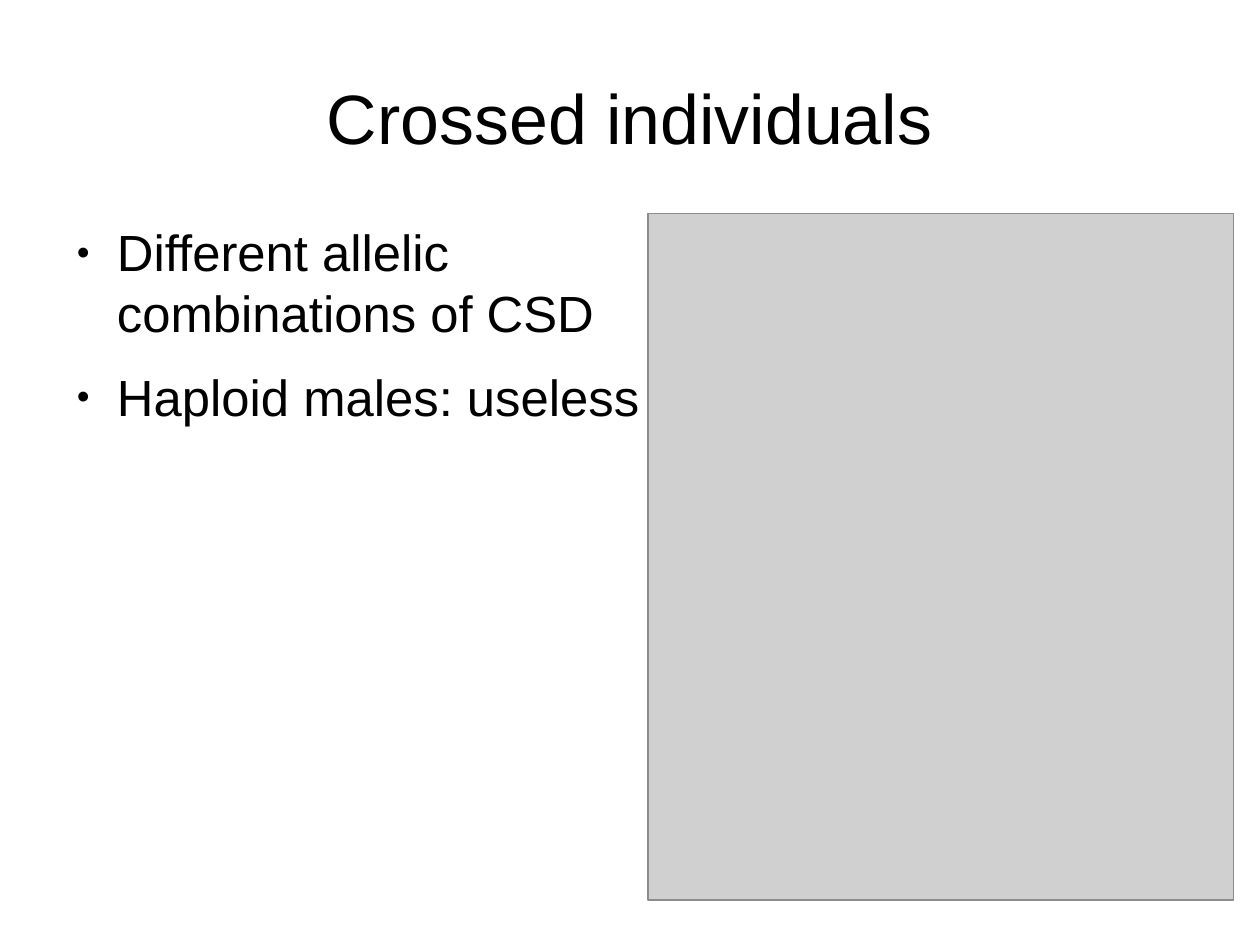
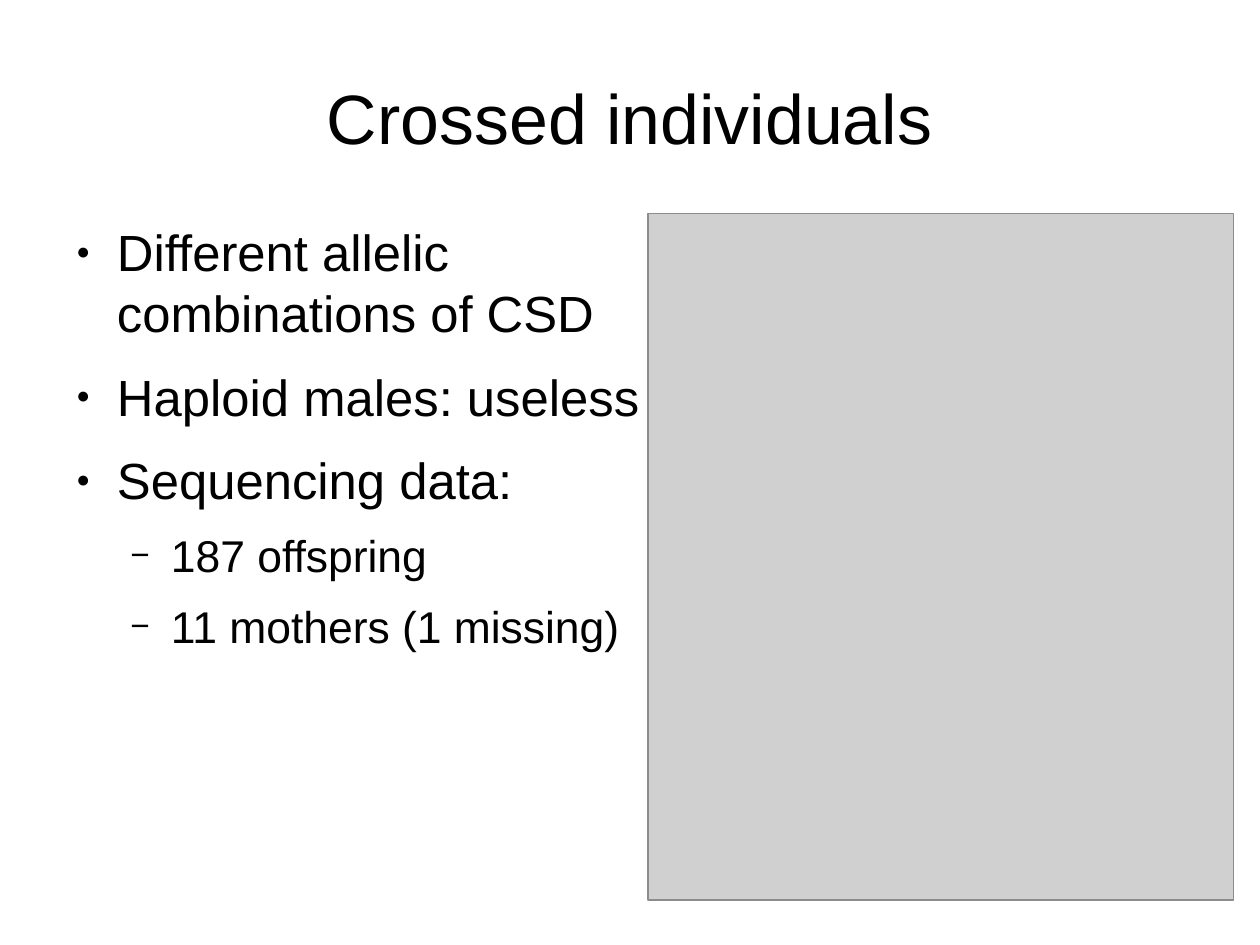
Before and after one commit to cmdoret/master_archive, a slide deck: slide 6 of reports/presentations/lab_meeting_20170712/lab_meeting_20170712.odp. Drawn at 1260x945 pixels with LibreOffice and Linux fonts; fonts in the diff are those of the drawing; grey boxes stand for pictures. Boxes give left, top, right and bottom in pixels: in the first picture for what was removed or moved away, otherwise in the second. Text is boxed around its words. In the diff, an @@ line names an element or a change of style, - is before the commit and + after.

```diff
--- a/reports/presentations/lab_meeting_20170712/lab_meeting_20170712.odp
+++ b/reports/presentations/lab_meeting_20170712/lab_meeting_20170712.odp
@@ text at (117, 462, 619, 653): paragraphs added @@
+● Sequencing data:
+  − 187 offspring
+  − 11 mothers (1 missing)
```
Also in this commit, not shown: 4 other slides changed, 6 slides added, 5 other files.
